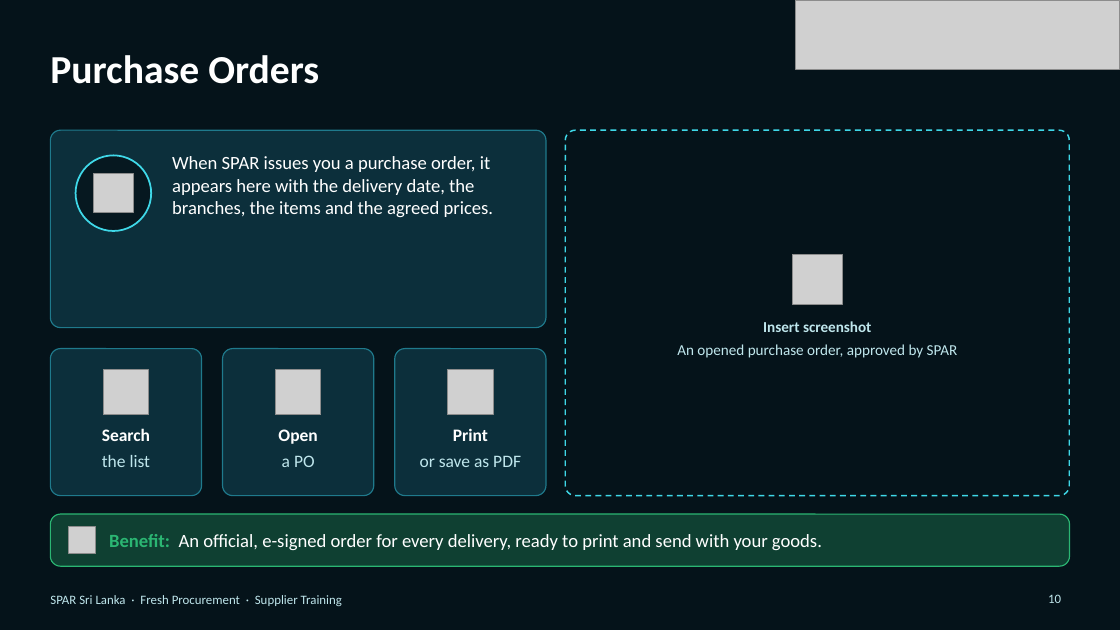
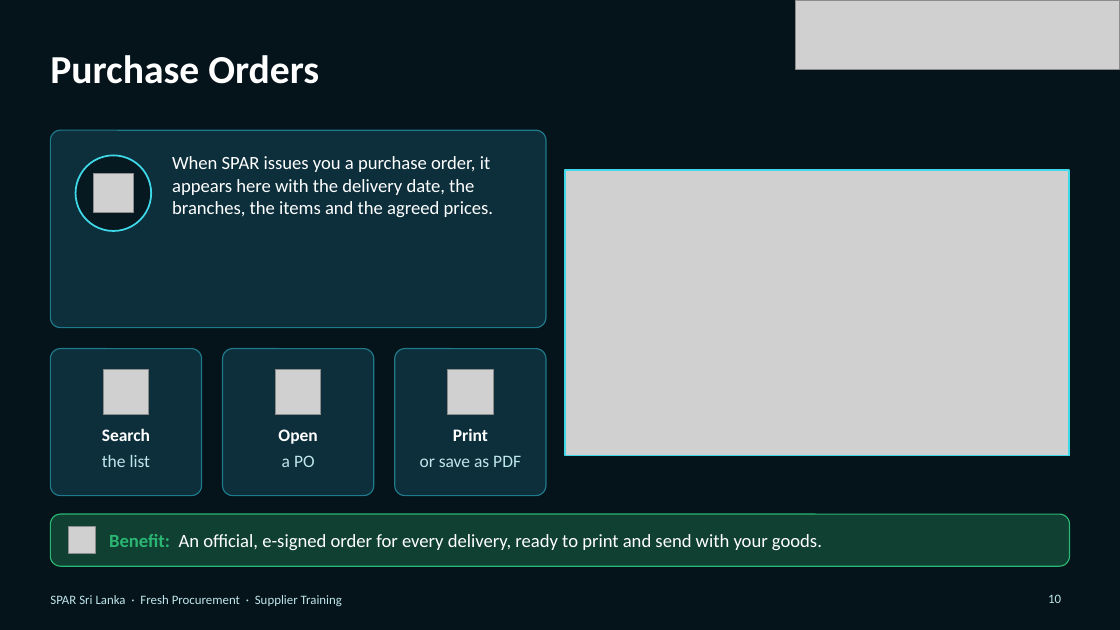
Before and after one commit to hpds4308/SPAR-Fresh-Procurement-, a slide deck: slide 10 of presentation/SPAR_Supplier_Training_Deck_SAFE.pptx. Drawn at 1120x630 pixels with LibreOffice and Linux fonts; fonts in the diff are those of the drawing; grey boxes stand for pictures; background and template pictures are left out. Boxes give left, top, right and bottom in pixels: in the first picture for what was removed or moved away, otherwise in the second. Text is boxed around its words. In the diff, an @@ line names an element or a change of style, - is before the commit and + after.

```diff
--- a/presentation/SPAR_Supplier_Training_Deck_SAFE.pptx
+++ b/presentation/SPAR_Supplier_Training_Deck_SAFE.pptx
@@ rounded rectangle removed at bbox=[565, 130, 1070, 496] @@
@@ picture added at bbox=[565, 171, 1070, 456] @@
@@ rectangle added at bbox=[565, 171, 1070, 456], outline #3FD8E8 1.5 pt @@
@@ picture removed at bbox=[792, 254, 843, 304] @@
@@ text removed at bbox=[677, 321, 958, 358] @@
-Insert screenshot
-An opened purchase order, approved by SPAR
```
Also in this commit, not shown: 2 other files.
